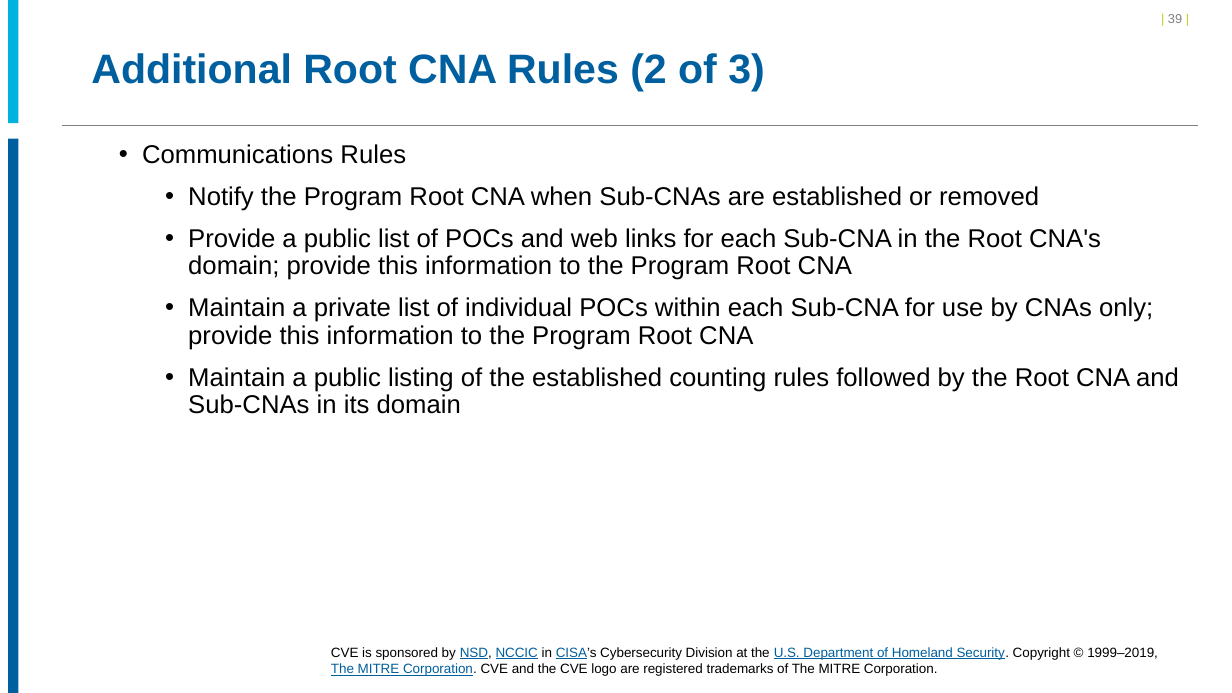
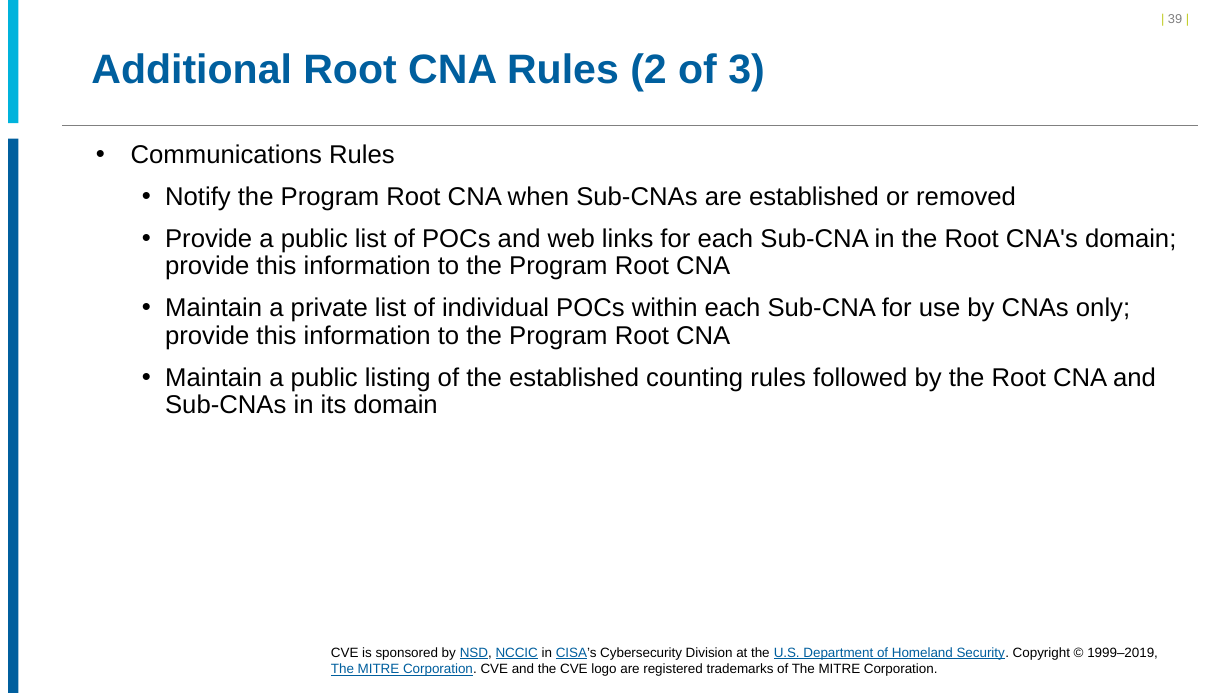
Before and after one commit to CVEProject/cveproject.github.io, a slide deck: slide 39 of docs/cna/Becoming_a_CNA.pptx. Drawn at 1232x693 pixels with LibreOffice and Linux fonts; fonts in the diff are those of the drawing; background and template pictures are left out. Boxes give left, top, right and bottom in pixels: in the first picture for what was removed or moved away, otherwise in the second. Text is boxed around its words. In the diff, an @@ line names an element or a change of style, - is before the commit and + after.

```diff
--- a/docs/cna/Becoming_a_CNA.pptx
+++ b/docs/cna/Becoming_a_CNA.pptx
@@ text "Communications Rules" at (x1=131, y1=144, x2=1176, y2=414): indent changed @@
```
Also in this commit, not shown: 4 other slides changed.
